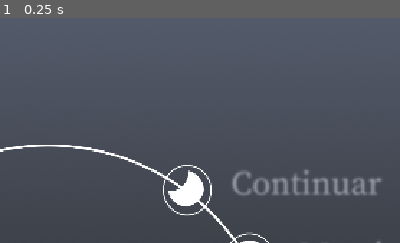
Above: before the commit, frame 1.
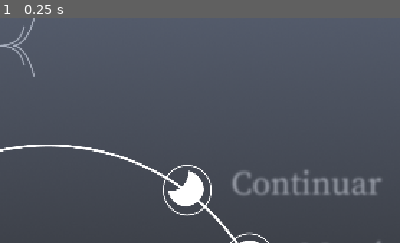
Above: after the commit, the same moment.

Repository: MarceStarlet/women-game-jam-andromeda
Game: Godot game, scene res://Scripts/pausa.tscn
Same seed, same stepped clock (60 frames per second), same inputs: the game is played once before the commit and once after it. The project has no main scene, so this scene is started directly.
Inputs:
- Up to frame 1 (0.25 s): no input
The pictures show only the part of the screen within x 0-50%, y 0-50%; the shares and areas given below are measured in that part.

The runs differ from the first frame. In frame 1, 0.3% of the frame differs, in the area x 0-9%, y 0-27%.

Commit message:
ScriptPausaYFondos

Diff:
--- a/Scripts/pausa.tscn
+++ b/Scripts/pausa.tscn
@@ -8,6 +8,8 @@
 [ext_resource type="Texture2D" uid="uid://mewhvvecrxwf" path="res://Assets/Arte/UI/Overlay_Pausa.png" id="6_cssh3"]
 [ext_resource type="Texture2D" uid="uid://2hd54w1k5ovj" path="res://Assets/Arte/UI/menu_pausa_seleccionado.png" id="6_rgu4r"]
 [ext_resource type="Texture2D" uid="uid://b0isxfh2dlg4a" path="res://Assets/Arte/UI/menu_pausa_hover.png" id="7_cssh3"]
+[ext_resource type="Texture2D" uid="uid://b7gjc151ettex" path="res://Assets/Arte/UI/regresar_base.png" id="8_o25ev"]
+[ext_resource type="Texture2D" uid="uid://dmlbulasg03db" path="res://Assets/Arte/UI/regresar_seleccionado.png" id="9_u0tsi"]
 
 [sub_resource type="GDScript" id="GDScript_7eb1j"]
 script/source = "extends Control
@@ -22,6 +24,11 @@
 
 func _on_menu_principal_pressed() -> void:
 	get_tree().change_scene_to_file(\"res://menu_principal.tscn\")
+
+
+
+func _on_regresar_pressed() -> void:
+	pass # Replace with function body.
 "
 
 [node name="pausa" type="Control" unique_id=1212116880]
@@ -70,6 +77,16 @@
 texture_pressed = ExtResource("6_rgu4r")
 texture_hover = ExtResource("7_cssh3")
 
+[node name="VBoxContainer4" type="VBoxContainer" parent="." unique_id=544540497]
+layout_mode = 0
+offset_right = 40.0
+offset_bottom = 40.0
+
+[node name="regresar" type="TextureButton" parent="VBoxContainer4" unique_id=1730541913]
+layout_mode = 2
+texture_normal = ExtResource("8_o25ev")
+texture_pressed = ExtResource("9_u0tsi")
+
 [node name="Sprite2D" type="Sprite2D" parent="." unique_id=1419479041]
 position = Vector2(569.7778, 320.5)
 scale = Vector2(0.60648143, 0.60648143)
@@ -78,3 +95,4 @@
 [connection signal="pressed" from="VBoxContainer/salir_juego" to="." method="_on_salir_juego_pressed"]
 [connection signal="pressed" from="VBoxContainer2/continuar" to="." method="_on_continuar_pressed"]
 [connection signal="pressed" from="VBoxContainer3/MenuPrincipal" to="." method="_on_menu_principal_pressed"]
+[connection signal="pressed" from="VBoxContainer4/regresar" to="." method="_on_regresar_pressed"]
Binary file added: Assets/Arte/escenario/Nivel 2.png
Not shown, added: Assets/Arte/escenario/Nivel 2.png.import
Binary file added: Assets/Arte/escenario/Nivel 3.png
Not shown, added: Assets/Arte/escenario/Nivel 3.png.import
Binary file added: Assets/Arte/escenario/Nivel 4.png
Not shown, added: Assets/Arte/escenario/Nivel 4.png.import
Binary file added: Assets/Arte/escenario/Nivel 5.png
Not shown, added: Assets/Arte/escenario/Nivel 5.png.import
